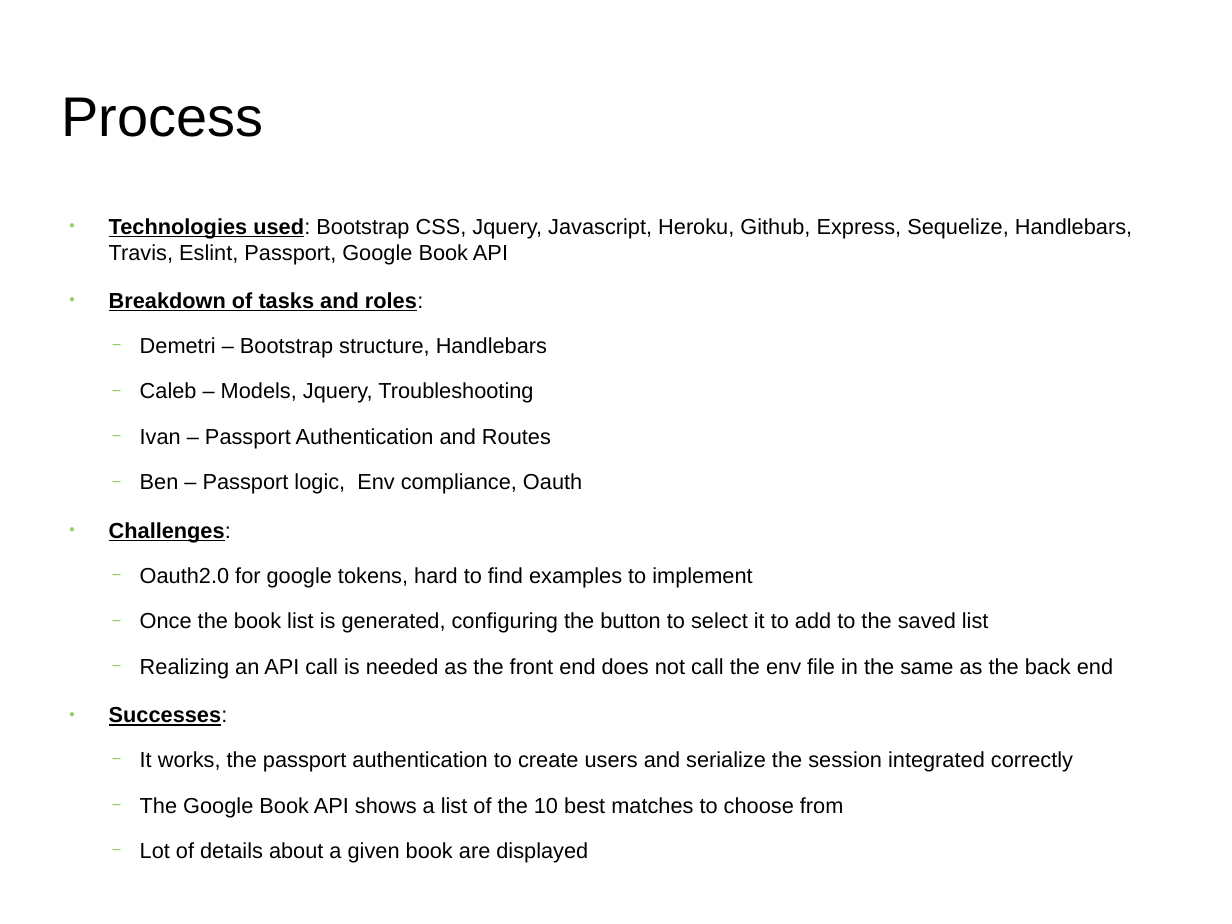
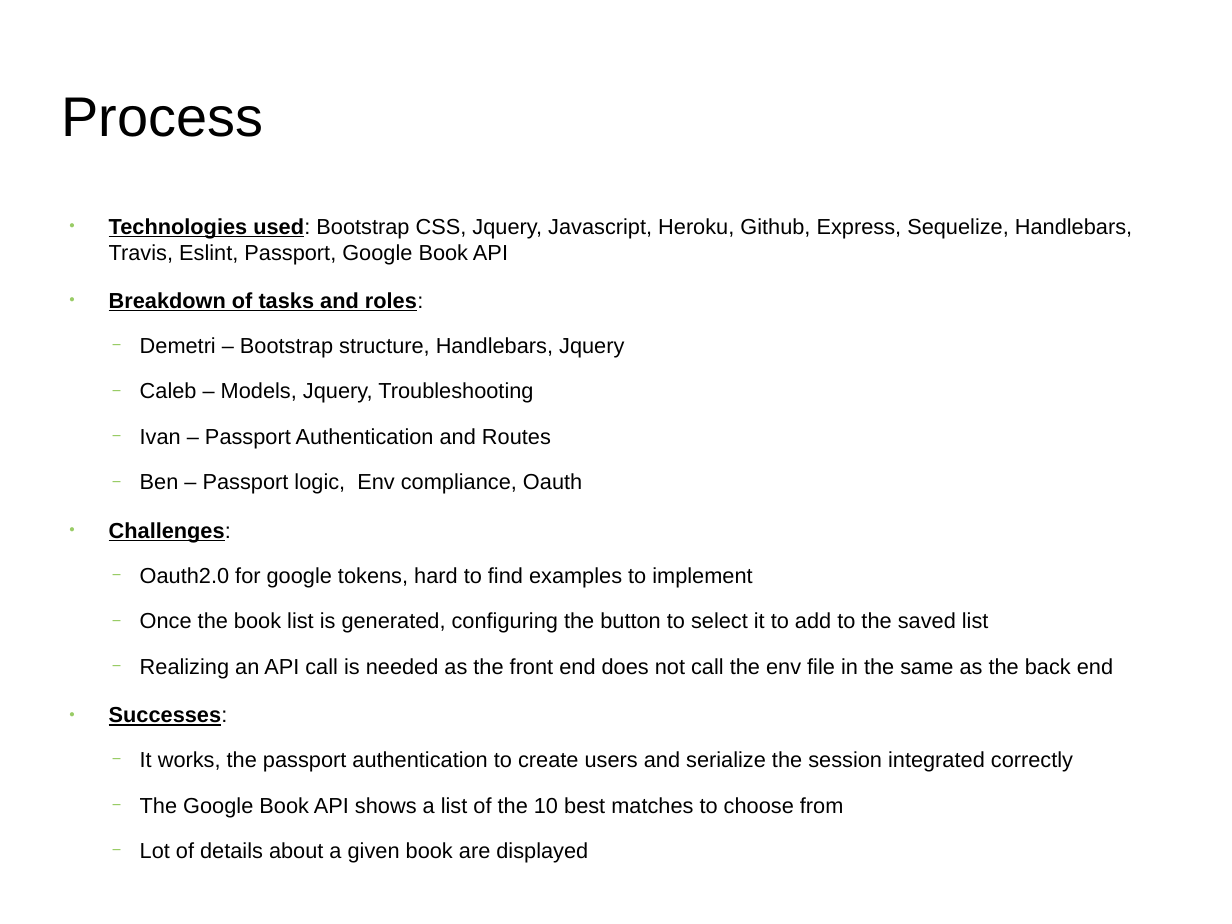
Before and after one commit to calebkw91/BookItList, a slide deck: slide 4 of public/assets/documents/BookitListPresentation.odp. Drawn at 1232x924 pixels with LibreOffice and Linux fonts; fonts in the diff are those of the drawing; background and template pictures are left out. Boxes give left, top, right and bottom in pixels: in the first picture for what was removed or moved away, otherwise in the second. Text is boxed around its words. In the diff, an @@ line names an element or a change of style, - is before the commit and + after.

```diff
--- a/public/assets/documents/BookitListPresentation.odp
+++ b/public/assets/documents/BookitListPresentation.odp
@@ text at [140, 337, 624, 358]: text changed @@
-  − Demetri – Bootstrap structure, Handlebars
+  − Demetri – Bootstrap structure, Handlebars, Jquery
```
Also in this commit, not shown: 1 other slide changed, 2 other files.
